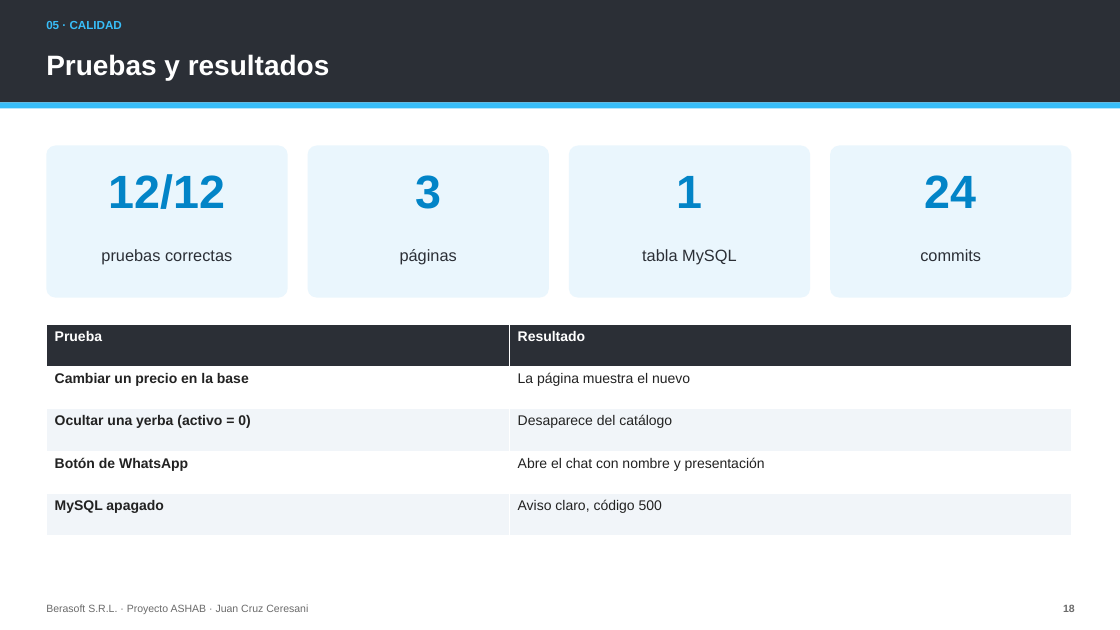
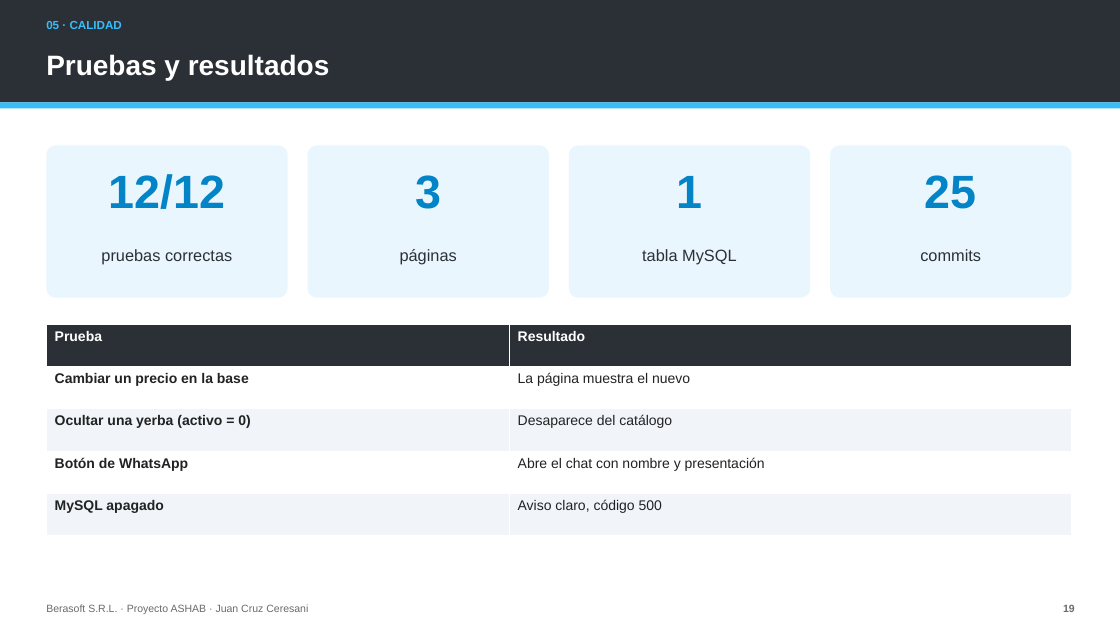
Before and after one commit to Gambeta-latorre/proyecto-consultora, a slide deck: slide 19 of 06_Documentos/Presentacion_ASHAB_Berasoft.pptx (slide 18 before the commit). Drawn at 1120x630 pixels with LibreOffice and Linux fonts; fonts in the diff are those of the drawing. Boxes give left, top, right and bottom in pixels: in the first picture for what was removed or moved away, otherwise in the second. Text is boxed around its words. In the diff, an @@ line names an element or a change of style, - is before the commit and + after.

```diff
--- a/06_Documentos/Presentacion_ASHAB_Berasoft.pptx
+++ b/06_Documentos/Presentacion_ASHAB_Berasoft.pptx
@@ text at (x1=925, y1=175, x2=977, y2=209): text changed @@
-24
+25
```
Also in this commit, not shown: 4 other slides changed, 10 slides added, 4 other files.
